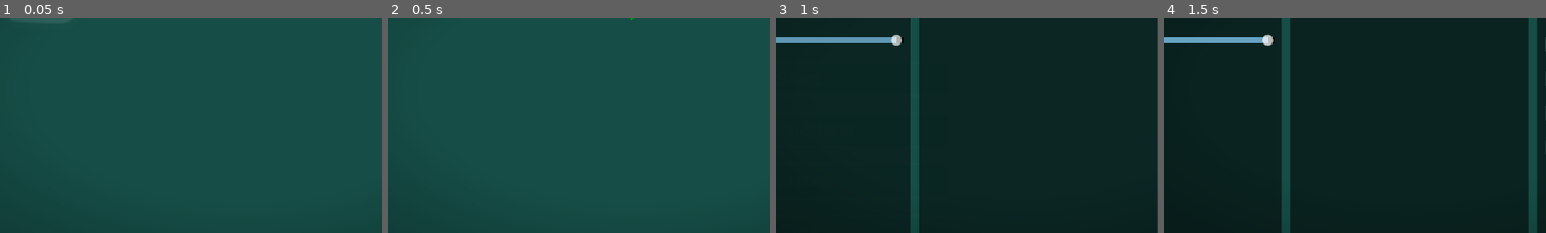
Above: before the commit, frames 1-4 (left to right).
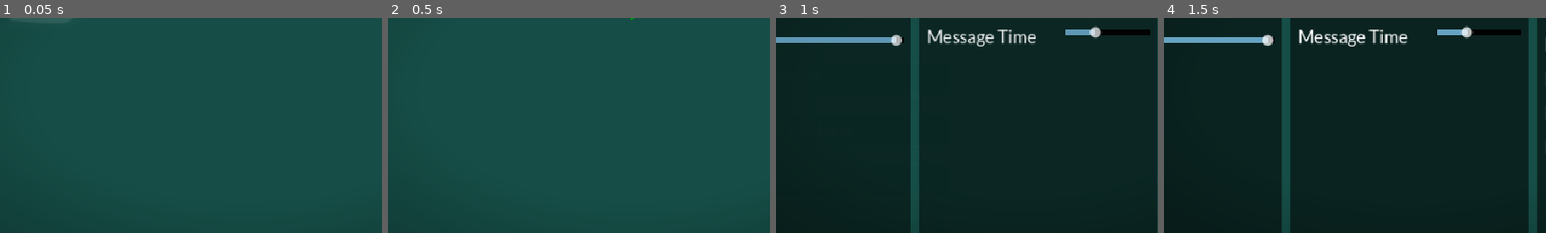
Above: after the commit, the same moments.

Repository: hawkstein/ludum-dare-60-old-tech
Game: Godot game, scene res://screens/main_menu.tscn
Two runs of this game, one before a commit and one after it. Both use one fixed random seed, a clock stepped at 60 frames per second and the inputs below.
Inputs (mouse positions are % of the whole screen's width and height, from its top left):
- Up to frame 1 (0.05 s): no input
- Up to frame 2 (0.5 s): no input
- Up to frame 3 (1 s): tap Enter at 0.5 s; move the mouse to (45, 70) at 0.52 s; hold W (Up) from 0.53 s (still down); hold Space (Pager) from 0.53 s (still down); click (45, 70) at 0.67 s
- Up to frame 4 (1.5 s): keep holding W (Up); move the mouse to (80, 65) at 1.27 s; release Space (Pager) at 1.28 s
The pictures show only the part of the screen within x 18-68%, y 33-83%; the shares and areas given below are measured in that part.

Frames 1-2 are identical in both runs. In frame 3, 1.6% of the frame differs, in the area x 39-98%, y 3-14%; in frame 4, 1.7%, in the area x 35-94%, y 3-14%.

Commit message:
refactor message queue

Diff:
--- a/utils/config/gameplay_data.gd
+++ b/utils/config/gameplay_data.gd
@@ -3,8 +3,10 @@
 
 var show_instructions := true
 var mouse_sensitivity := 0.3
+var message_duration := 4.0
 
 func _init() -> void:
 	set_meta("title", "Gameplay")
 	set_meta("show_instructions", PropertyMeta.new("Instructions"))
 	set_meta("mouse_sensitivity", SliderMeta.new("Mouse Sensitivity", 0.05, 1.0, 0.05))
+	set_meta("message_duration", SliderMeta.new("Message Time", 2.0, 8.0, 0.5))
--- a/utils/pager/event_tracker.gd
+++ b/utils/pager/event_tracker.gd
@@ -6,6 +6,8 @@
 signal event_failed(bleep: Bleep, severity: Bleep.Severity)
 
 @export var messages: MessageLayer
+
+var gameplay := DataStore.get_model(&"Gameplay") as GameplayData
 
 class ActiveEvent:
 	var bleep: Bleep
@@ -67,8 +69,14 @@
 		if event.heard:
 			continue
 		event.heard = true
-		if not event.bleep.message.is_empty():
-			messages.show_message(event.bleep.message, event.bleep.label())
+		if event.bleep.message.is_empty():
+			continue
+		# criticals jump ahead of normal messages
+		var duration := gameplay.message_duration
+		if event.bleep.severity == Bleep.Severity.CRITICAL:
+			messages.show_next(event.bleep.message, event.bleep.label(), duration)
+		else:
+			messages.show_message(event.bleep.message, event.bleep.label(), duration)
 
 
 func _get_target(target_id: StringName) -> EventTarget:
--- a/utils/ui/message_layer.gd
+++ b/utils/ui/message_layer.gd
@@ -32,6 +32,16 @@
 ## Queue a message
 func show_message(text: String, speaker := "", duration := -1.0, sound := Sound.DEFAULT) -> void:
 	_queue.append(entry(text, speaker, duration, sound))
+	if not _running:
+		_run_queue()
+
+
+## Queue a message ahead of normal ones, behind any earlier show_next messages
+func show_next(text: String, speaker := "", duration := -1.0, sound := Sound.DEFAULT) -> void:
+	var message := entry(text, speaker, duration, sound)
+	message.urgent = true
+	var index := _queue.find_custom(func(queued: Dictionary): return not queued.get("urgent", false))
+	_queue.insert(index if index != -1 else _queue.size(), message)
 	if not _running:
 		_run_queue()
 
